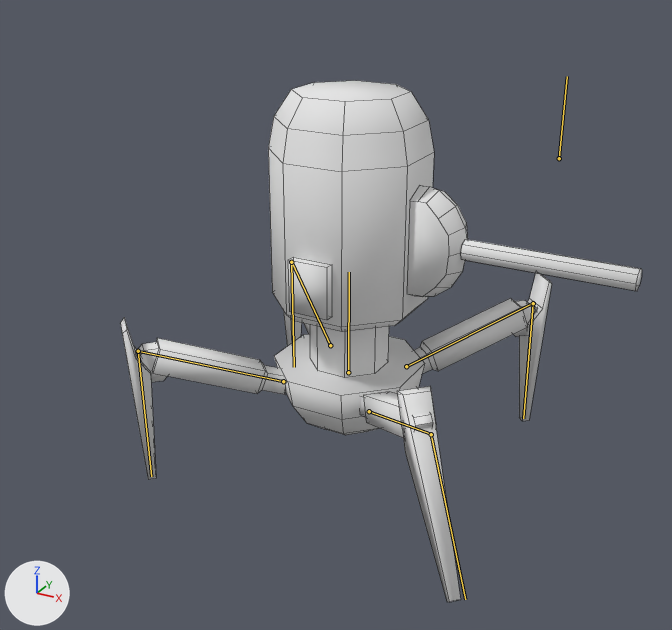
Before and after pictures for a commit that changed the Blender file Assets/Resources/Models/firstrobot_wip.blend.
Camera for both pictures: a 50 mm camera at (6.51, -6.86, 4.78) aimed at (2.83, -0.17, 1.43). Lighting does not change. The marker at lower left points along +X, +Y and +Z. Both versions are drawn at frame 32 of the action 'ArmatureAction.002'; the numbers are the values there. The bones that bend it are drawn over the model as lines. Mesh edges are drawn as thin lines.

Objects in the first picture: 'Robot'.
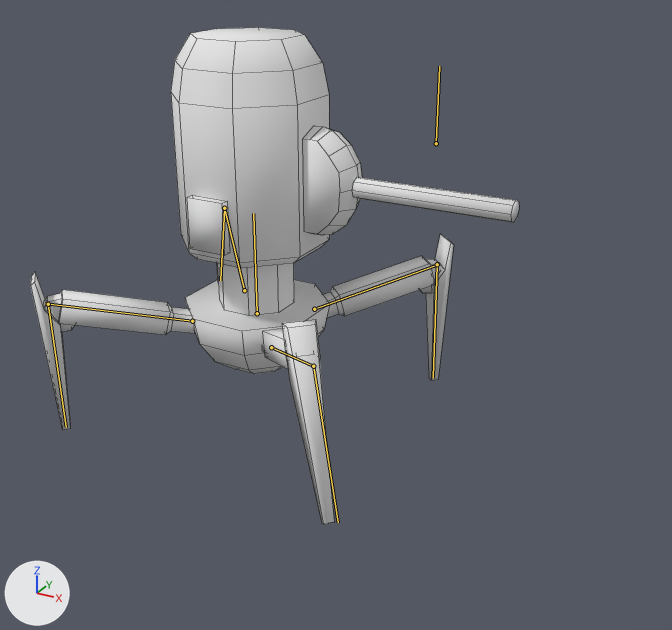
Where the change shows, as pixel boxes [x1, y1, x2, y2] in the pictures (672 x 630 px):
'Robot', posed (6% narrower)
    before: [121, 81, 642, 602]
    after: [31, 27, 519, 524]
bone 'Body', root to tip
    before: (348, 372) to (349, 272)
    after: (257, 313) to (253, 213)
bone 'TopLeg01', root to tip
    before: (406, 366) to (530, 304)
    after: (314, 309) to (439, 264)
bone 'BottomLeg01', root to tip
    before: (533, 303) to (523, 418)
    after: (437, 264) to (433, 378)
bone 'BottomLeg03', root to tip
    before: (291, 262) to (294, 367)
    after: (224, 208) to (220, 280)
bone 'BottomLeg04', root to tip
    before: (138, 351) to (151, 476)
    after: (48, 304) to (66, 427)
bone 'BottomLeg02', root to tip
    before: (431, 434) to (465, 599)
    after: (313, 366) to (338, 522)
bone 'Bone', root to tip
    before: (559, 158) to (567, 76)
    after: (436, 143) to (439, 66)

What the commit changed:
Bone 'Body' (bone_body) moves from (0.0, -0.05, 0.0) to (0.0, 0.338, 0.0).
Bone 'TopLeg01' (bone_topleg01) moves from (0.005, -0.052, 0.0) to (0.005, -0.053, 0.0).
Bone 'BottomLeg01' (bone_bottomleg01) moves from (0.007, -0.008, -0.045) to (-0.003, -0.009, -0.046).
Bone 'BottomLeg03' (bone_bottomleg03) moves from (0.006, 0.002, -0.468) to (0.023, -0.418, 0.009).
Bone 'BottomLeg03' (bone_bottomleg03) turns from (0, -23, 0) to (0, 1, 30) degrees about its own x, y and z.
Bone 'BottomLeg04' (bone_bottomleg04) moves from (0.0, 0.0, 0.0) to (0.012, -0.008, -0.007).
Bone 'BottomLeg04' (bone_bottomleg04) turns from (0, 0, 0) to (0, 1, 0) degrees about its own x, y and z.
Bone 'BottomLeg02' (bone_bottomleg02) moves from (-0.226, -0.424, -0.057) to (-0.065, -0.365, -0.029).
Bone 'BottomLeg02' (bone_bottomleg02) turns from (0, 0, -38) to (0, -1, -32) degrees about its own x, y and z.
Bone 'Bone' (bone_bone) moves from (4.946, 0.0, 0.0) to (3.298, 0.0, 0.0).
